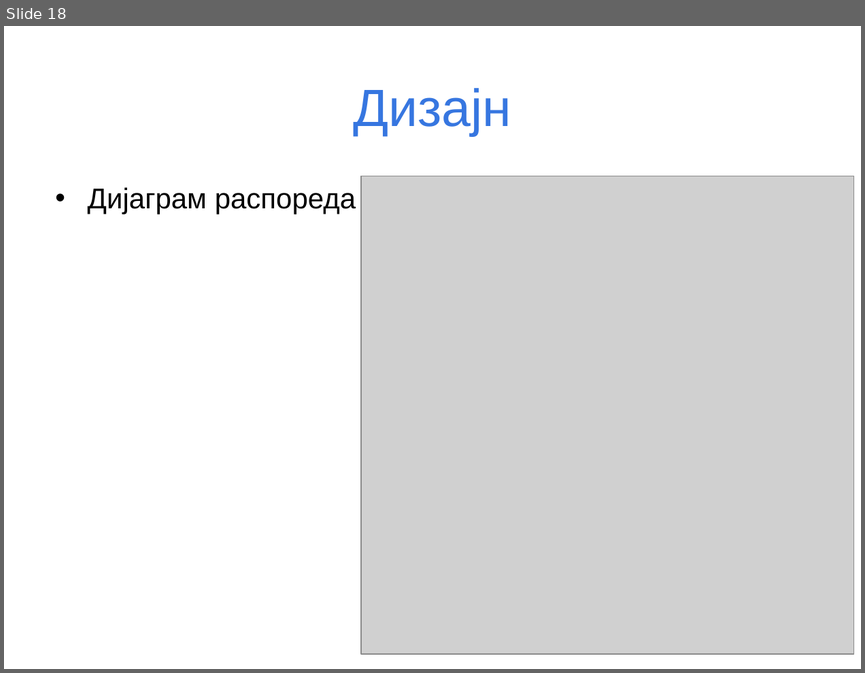
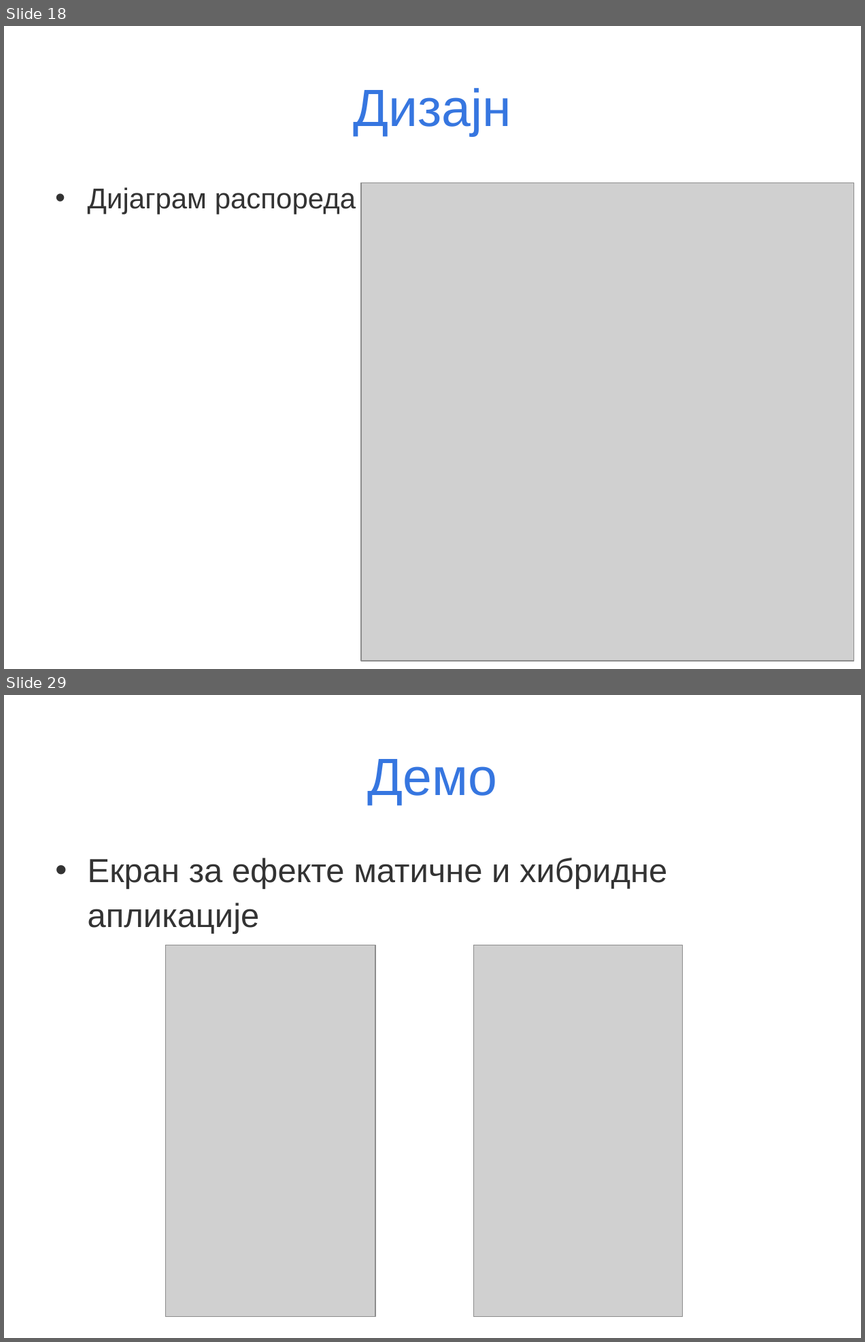
Before and after one commit to daleksic/master, a slide deck: prezentacija/Master rad-Dusko Aleksic.ppt. Shown one above the other, each under a label of ours: slide 18 before the commit, slides 18 and 29 after it; the slides between them are not shown. The pictures are 865x673 and 865x1342 pixels, drawn with LibreOffice and Linux fonts; fonts in the diff are those of the drawing; grey boxes stand for pictures. Boxes give left, top, right and bottom in pixels: in the first picture for what was removed or moved away, otherwise in the second. Text is boxed around its words. In the diff, an @@ line names an element or a change of style, - is before the commit and + after.

```diff
--- a/prezentacija/Master rad-Dusko Aleksic.ppt
+++ b/prezentacija/Master rad-Dusko Aleksic.ppt
@@ slide 29 added at bbox=[4, 695, 861, 1338], background #FFFFFF @@
@@ title added at bbox=[368, 759, 498, 805], 44 pt, text #3676E0 @@
+Демо
@@ text added at bbox=[88, 858, 667, 934], 28 pt, text #333333 @@
+• Екран за ефекте матичне и хибридне апликације
@@ picture added at bbox=[166, 945, 376, 1317] @@
@@ picture added at bbox=[473, 945, 683, 1317] @@
@@ slide 18 changed as well @@
@@ text "Дијаграм распореда" at bbox=[88, 187, 356, 214]: text colour #000000 to #333333; bullet colour #000000 to #333333 @@
@@ picture: place and size @@
-picture at bbox=[361, 176, 854, 654]
+picture at bbox=[361, 183, 854, 660]
```
Also in this commit, not shown: 2 other slides changed, 15 other slides added, 1 slide removed.
